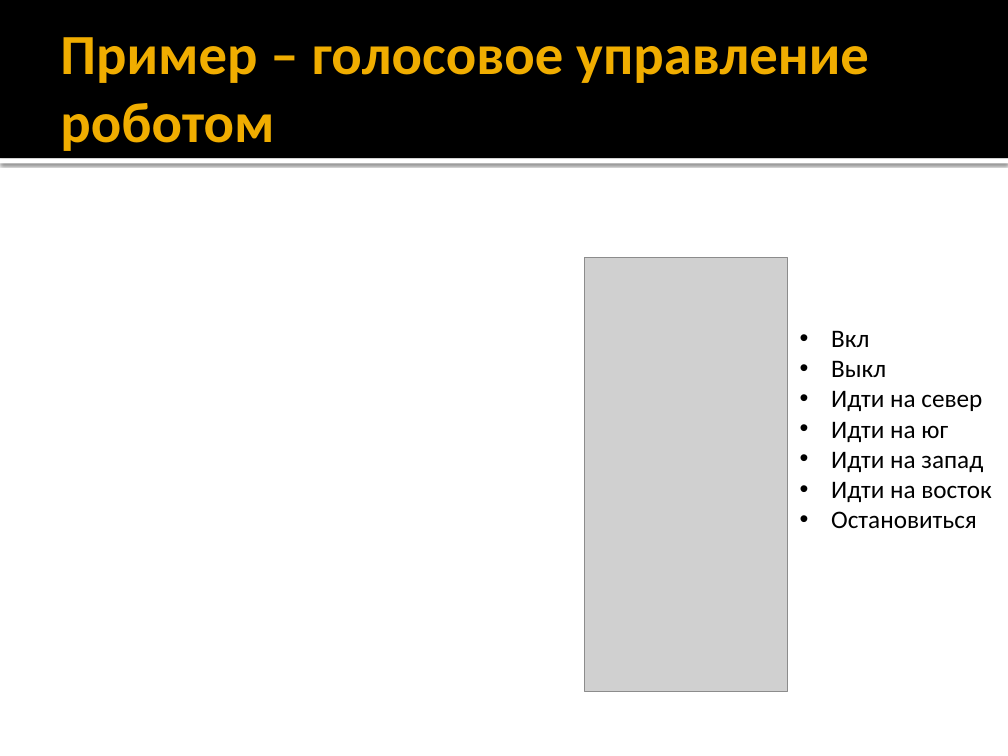
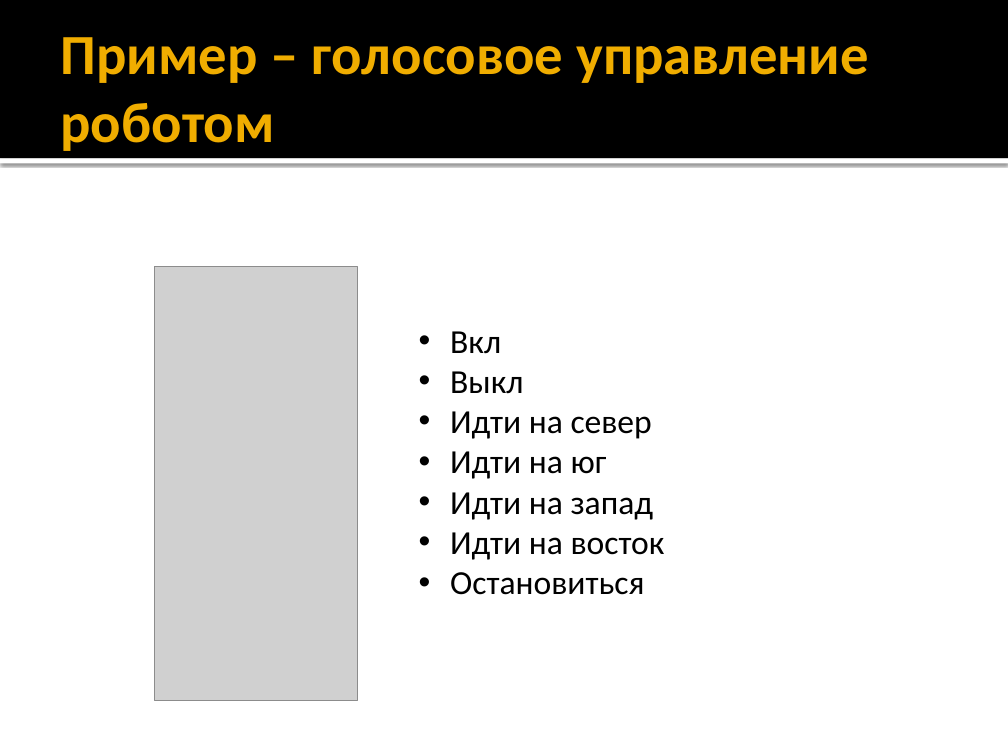
Before and after one commit to alexey-malov/ood, a slide deck: slide 4 of lectures/06.command/command.pptx. Drawn at 1008x756 pixels with LibreOffice and Linux fonts; fonts in the diff are those of the drawing; grey boxes stand for pictures. Boxes give left, top, right and bottom in pixels: in the first picture for what was removed or moved away, otherwise in the second. Text is boxed around its words. In the diff, an @@ line names an element or a change of style, - is before the commit and + after.

```diff
--- a/lectures/06.command/command.pptx
+++ b/lectures/06.command/command.pptx
@@ picture: place and size @@
-picture at (585, 258, 787, 692)
+picture at (155, 267, 358, 702)
@@ text "Вкл": place and size @@
-text "Вкл" at (831, 330, 991, 529)
+text "Вкл" at (450, 331, 665, 595)
@@ text "Вкл" at (450, 331, 665, 595): size 18 to 24 pt @@
```
Also in this commit, not shown: 5 slides added, 1 other file.
